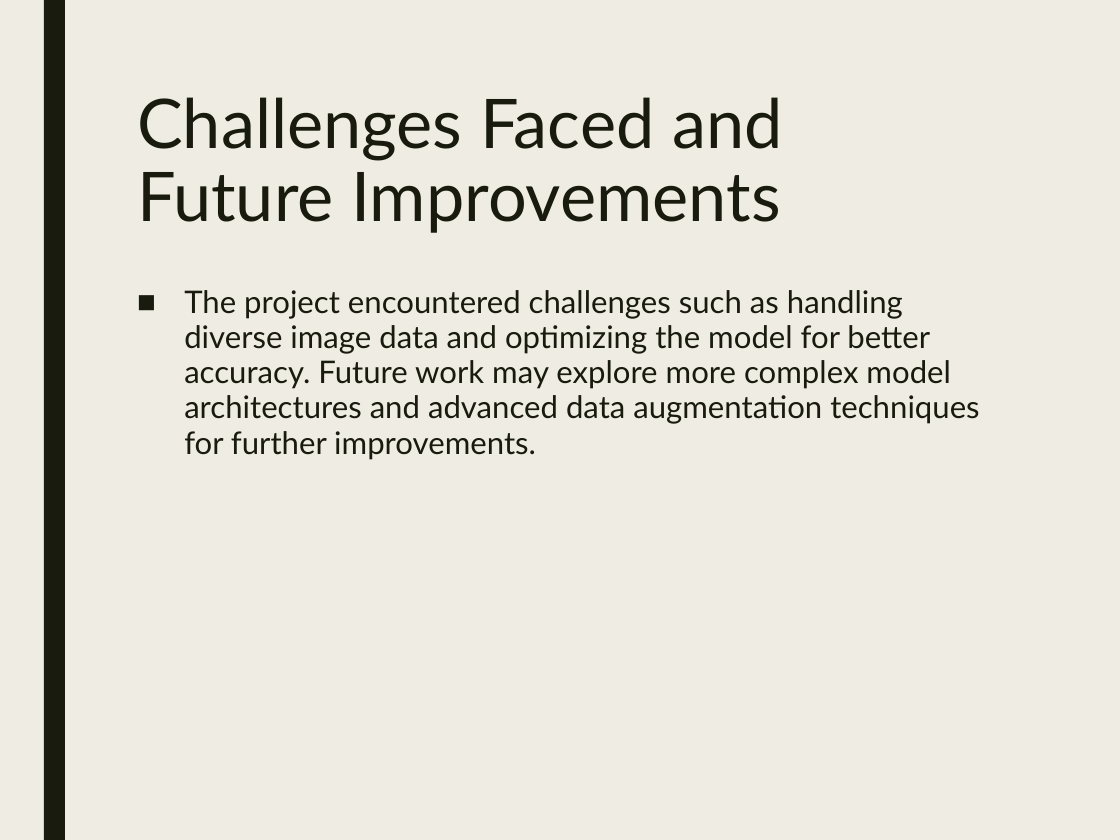
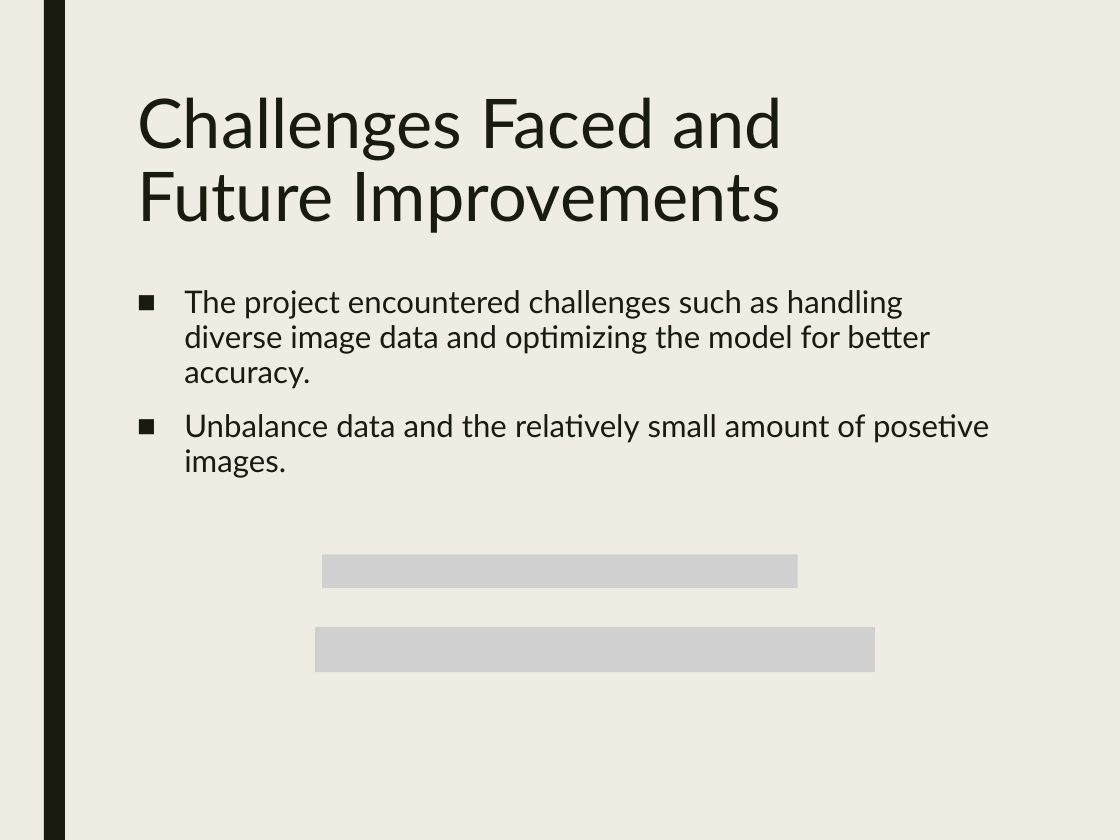
Before and after one commit to ZviSteinOpt/face_recognition, a slide deck: slide 10 of Face_Recognition_Presentation_Revised.pptx. Drawn at 1120x840 pixels with LibreOffice and Linux fonts; fonts in the diff are those of the drawing; grey boxes stand for pictures. Boxes give left, top, right and bottom in pixels: in the first picture for what was removed or moved away, otherwise in the second. Text is boxed around its words. In the diff, an @@ line names an element or a change of style, - is before the commit and + after.

```diff
--- a/Face_Recognition_Presentation_Revised.pptx
+++ b/Face_Recognition_Presentation_Revised.pptx
@@ text at box(184, 290, 989, 478): text changed @@
-■ The project encountered challenges such as handling diverse image data and optimizing the model for better accuracy. Future work may explore more complex model architectures and advanced data augmentation techniques for further improvements.
+■ The project encountered challenges such as handling diverse image data and optimizing the model for better accuracy.
+■ Unbalance data and the relatively small amount of posetive images.
@@ picture added at box(323, 554, 799, 588) @@
@@ picture added at box(315, 627, 875, 672) @@
```
Also in this commit, not shown: 8 other slides changed, 2 slides added, 3 slides removed, 10 other files.
